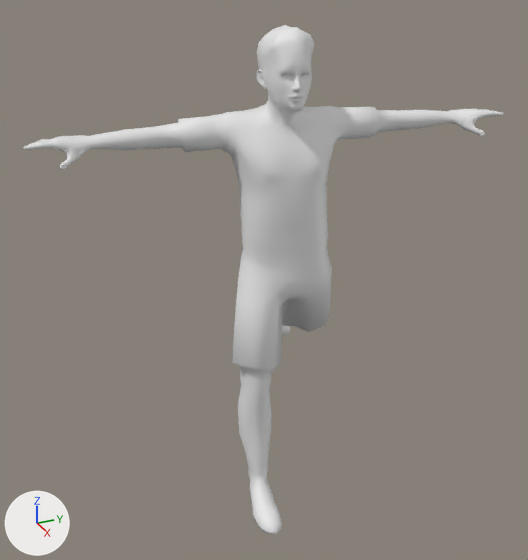
A saved change to the OBJ model res/playerAnim/player_000034.obj.
The view is the same before and after, from a 50 mm camera at (11.21, -5.36, 5.6) aimed at (-0.51, -0.09, -0.26). Lighting does not change. The marker at lower left points along +X, +Y and +Z. Where no turn or scale is listed for an object, it has been applied to the vertices.

The first picture shows 'soccerplayer_mesh'.
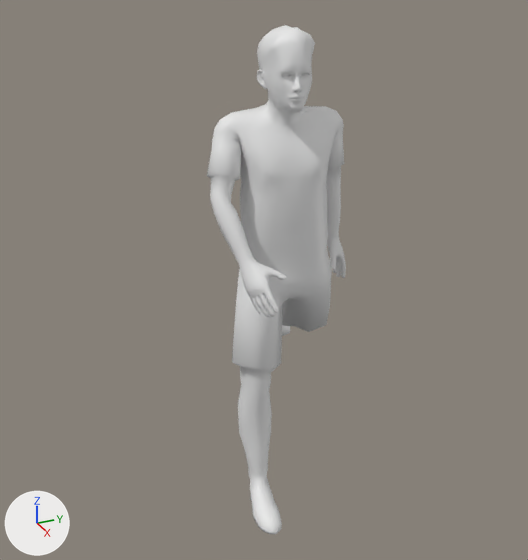
The change in detail:
me_soccerplayer_mesh is used by ob_soccerplayer_mesh; location (0.0, 0.0, 0.0).
me_soccerplayer_mesh had 2430 vertices, 4792 faces and spanned x -3.33..2.02, y -4.19..4.16, z -4.25..4.46.
me_soccerplayer_mesh now has 2430 vertices, 4792 faces and spans x -3.33..2.02, y -1.43..1.73, z -4.25..4.46.
me_soccerplayer_mesh part 1: 1886 of 2430 vertices moved; they spanned x -0.62..0.93, y -4.19..4.16, z 1.55..4.46 and now span x -0.52..1.74, y -1.43..1.48, z -0.37..4.46; mean shift (0.22, 0.09, -1.2); largest move (-0.39, -4.18, 2.79) -> (1.62, -0.9, 0.12).

What differs and where, as boxes [x1, y1, x2, y2] in the pictures (528 x 560 px; the box of a moved part takes in the faces that stretch with it):
'soccerplayer_mesh', reshaped (71% narrower): before [23, 25, 504, 534]; after [207, 25, 346, 534]
part 1 of me_soccerplayer_mesh, moved or reshaped: before [23, 27, 504, 198]; after [207, 27, 346, 317]
